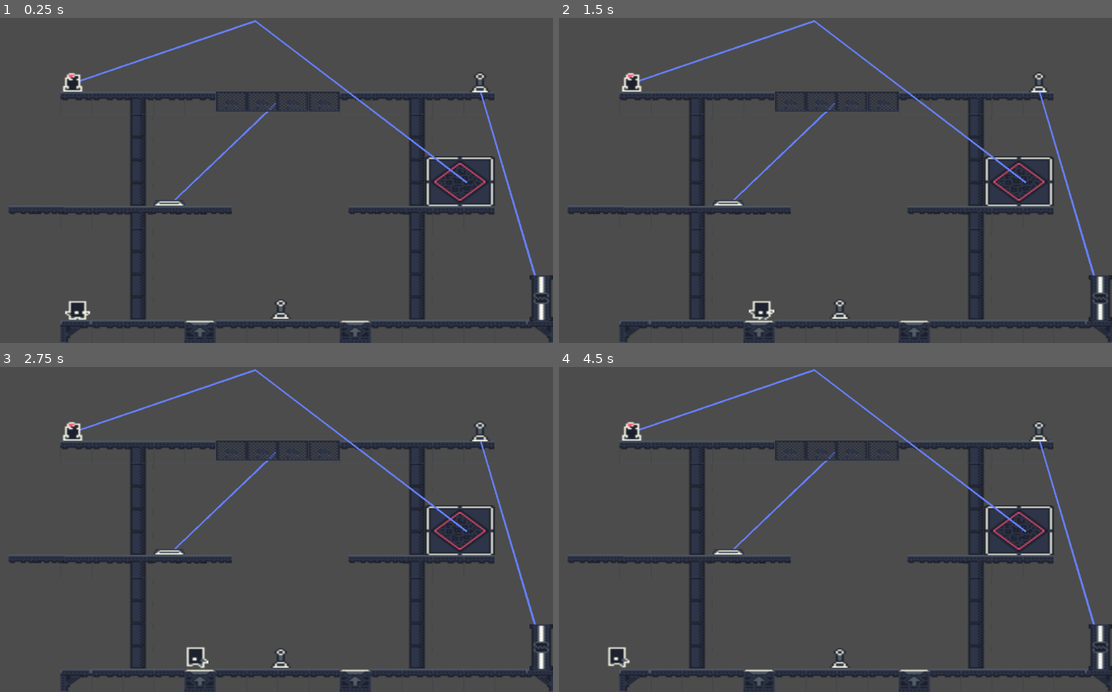
Above: before the commit, frames 1-4 (two rows, left to right).
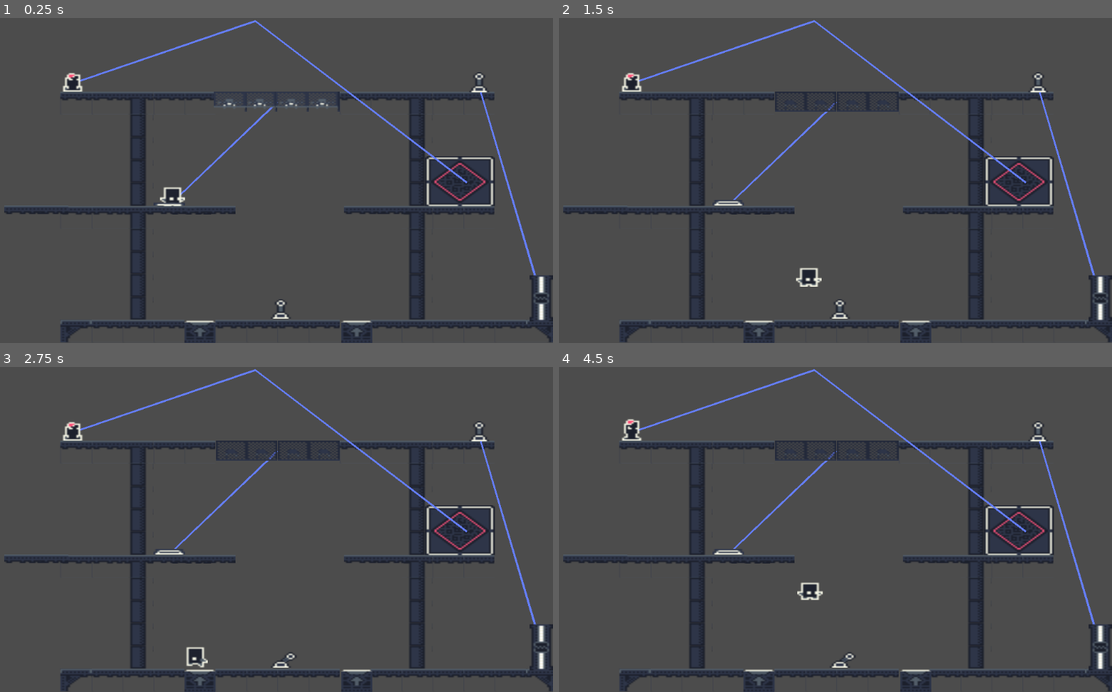
Above: after the commit, the same moments.

Repository: JuanG10/minion3
Game: Godot game, scene res://escenas/niveles/Nivel 2.tscn
Same seed, same stepped clock (60 frames per second), same inputs: the game is played once before the commit and once after it. After the commit the project has no main scene; this scene is started directly in both runs.
Inputs:
- Up to frame 1 (0.25 s): no input
- Up to frame 2 (1.5 s): tap Enter at 0.5 s; hold Right (ui_right) from 0.53 s (still down); tap B (Accionar_palanca) at 0.6 s; tap Up (ui_up) at 0.77 s; tap Space (Impulso) at 1.35 s
- Up to frame 3 (2.75 s): tap Up (ui_up) at 1.52 s; release Right (ui_right) at 2.03 s; hold Left (ui_left) from 2.03 s (still down); tap B (Accionar_palanca) at 2.1 s
- Up to frame 4 (4.5 s): release Left (ui_left) at 2.78 s; hold Right (ui_right) 2.78-4.28 s; tap Space (Impulso) at 2.85, 4.35 s; tap Up (ui_up) at 3.02, 3.77 s; tap B (Accionar_palanca) at 3.6 s; tap R (reload, bound only before the commit) at 4.15 s; hold Left (ui_left) from 4.28 s (still down)

The runs differ from the first frame. In frame 1, 1.0% of the frame differs, in the area x 0-89%, y 17-100%; in frame 2, 0.6%; in frame 3, 0.3%; in frame 4, 0.7%.

Commit message:
id en palanca, placa de salto y rejillas

Diff:
--- a/escenas/niveles/Nivel 1.tscn
+++ b/escenas/niveles/Nivel 1.tscn
@@ -391,21 +391,27 @@
 [node name="Palanca_de_presion" parent="." instance=ExtResource( 1 )]
 position = Vector2( 104.831, -2.6009 )
 accionar = "Puerta"
+id = 1
 
 [node name="Palanca" parent="." instance=ExtResource( 5 )]
-position = Vector2( 184.107, -7.45952 )
+position = Vector2( 182.916, -7.45952 )
 acciono = "Puerta"
+id = 2
 
 [node name="Palanca2" parent="." instance=ExtResource( 5 )]
 position = Vector2( 217.902, -135.364 )
 acciono = "Rejilla"
+id = 3
 
 [node name="Puerta" parent="." instance=ExtResource( 2 )]
 position = Vector2( 233.855, -14.592 )
+id = 1
 
 [node name="Puerta2" parent="." instance=ExtResource( 2 )]
 position = Vector2( 183.287, -143.557 )
+id = 2
 
 [node name="Rejilla" parent="." instance=ExtResource( 4 )]
-position = Vector2( 24.2946, -121 )
+position = Vector2( 24.2946, -120.603 )
 activada = true
+id = 3
--- a/escenas/niveles/Nivel 2.tscn
+++ b/escenas/niveles/Nivel 2.tscn
@@ -377,13 +377,16 @@
 width = 1.0
 
 [node name="Jugador" parent="." instance=ExtResource( 2 )]
-position = Vector2( 9.23662, -8.53245 )
+position = Vector2( 58.2366, -93.0324 )
+collision_layer = 2
 
 [node name="Plataforma_de_salto" parent="." instance=ExtResource( 3 )]
 position = Vector2( 72.0283, 6.74645 )
+id = 2
 
 [node name="Plataforma_de_salto2" parent="." instance=ExtResource( 3 )]
-position = Vector2( 152.031, 6.666 )
+position = Vector2( 152.825, 6.666 )
+id = 2
 
 [node name="Camera2D" type="Camera2D" parent="."]
 position = Vector2( 110.742, -97.6732 )
@@ -393,6 +396,7 @@
 [node name="Palanca" parent="." instance=ExtResource( 4 )]
 position = Vector2( 114.245, -7.95349 )
 acciono = "Plataforma_de_salto"
+id = 2
 
 [node name="StaticBody2D" parent="." instance=ExtResource( 5 )]
 position = Vector2( -17.9509, -77.1313 )
@@ -412,27 +416,32 @@
 [node name="Palanca_de_presion" parent="." instance=ExtResource( 6 )]
 position = Vector2( 56.1568, -82.1227 )
 accionar = "Rejilla"
+id = 3
 
 [node name="Rejilla" parent="." instance=ExtResource( 7 )]
 position = Vector2( 88.1916, -152.884 )
+id = 3
 
 [node name="Rejilla4" parent="." instance=ExtResource( 7 )]
-position = Vector2( 104.264, -153.083 )
+position = Vector2( 103.867, -153.083 )
+id = 3
 
 [node name="Rejilla3" parent="." instance=ExtResource( 7 )]
-position = Vector2( 119.741, -153.083 )
+position = Vector2( 120.138, -153.083 )
+id = 3
 
 [node name="Rejilla2" parent="." instance=ExtResource( 7 )]
 position = Vector2( 136.012, -153.083 )
+id = 3
 
 [node name="Puerta" parent="." instance=ExtResource( 8 )]
 position = Vector2( 248, -15 )
 id = 1
 
 [node name="Palanca2" parent="." instance=ExtResource( 4 )]
-position = Vector2( 216.997, -167.05 )
+position = Vector2( 216.6, -167.05 )
 acciono = "Puerta"
-id_puerta_a_accionar = 1
+id = 1
 
 [node name="Robot_station" parent="." instance=ExtResource( 9 )]
 position = Vector2( 206.032, -96.7686 )
--- a/escenas/niveles/Nivel 3.tscn
+++ b/escenas/niveles/Nivel 3.tscn
@@ -374,54 +374,63 @@
 [node name="Palanca" parent="." instance=ExtResource( 3 )]
 position = Vector2( 69.2336, 57.1644 )
 acciono = "Puerta"
+id = 4
 
 [node name="Palanca4" parent="." instance=ExtResource( 3 )]
 position = Vector2( 281.693, 24.6802 )
 acciono = "Puerta"
-id_puerta_a_accionar = 1
+id = 5
 
 [node name="Palanca2" parent="." instance=ExtResource( 3 )]
-position = Vector2( 282.303, 248.724 )
+position = Vector2( 278.459, 248.93 )
 acciono = "Plataforma_de_salto"
+id = 1
 
 [node name="Palanca3" parent="." instance=ExtResource( 3 )]
 position = Vector2( 348.114, 200.724 )
 acciono = "Cadena"
-id_puerta_a_accionar = 1
+id = 2
 
 [node name="Plataforma_de_salto" parent="." instance=ExtResource( 6 )]
 position = Vector2( 40.6213, 167.031 )
+id = 1
 
 [node name="Plataforma_de_salto3" parent="." instance=ExtResource( 6 )]
-position = Vector2( 304.973, 262.701 )
+position = Vector2( 302.595, 262.701 )
+id = 1
 
 [node name="Plataforma_de_salto2" parent="." instance=ExtResource( 6 )]
 position = Vector2( 24.139, 118.63 )
+id = 1
 
 [node name="Jugador" parent="." instance=ExtResource( 7 )]
-position = Vector2( 263.594, 247.405 )
+position = Vector2( 261.326, 149.437 )
 collision_layer = 2
 
 [node name="Puerta" parent="." instance=ExtResource( 4 )]
 position = Vector2( 74.0791, 144.72 )
+id = 3
 
 [node name="Puerta2" parent="." instance=ExtResource( 4 )]
 position = Vector2( 327.509, 16.3525 )
-id = 1
+id = 5
 
 [node name="Palanca_de_presion" parent="." instance=ExtResource( 5 )]
 position = Vector2( 168.331, 110.71 )
 accionar = "Puerta"
+id = 3
 
 [node name="Palanca_de_presion2" parent="." instance=ExtResource( 5 )]
 position = Vector2( 120.023, 62.3078 )
 accionar = "Cadena"
 
 [node name="CadenaYGancho" parent="." instance=ExtResource( 9 )]
-position = Vector2( 353.744, 164.999 )
+position = Vector2( 369.767, 164.965 )
+id = 2
 
 [node name="CadenaYGancho2" parent="." instance=ExtResource( 9 )]
 position = Vector2( 204.247, 38.5636 )
+id = 4
 
 [node name="Camera2D" type="Camera2D" parent="."]
 position = Vector2( 204.559, 149.12 )
@@ -429,31 +438,22 @@
 zoom = Vector2( 0.4, 0.5 )
 
 [node name="Suelo" parent="." instance=ExtResource( 10 )]
-position = Vector2( 317.457, 210.92 )
+position = Vector2( 325.727, 210.92 )
 
 [node name="Suelo7" parent="." instance=ExtResource( 10 )]
-position = Vector2( 304.895, 210.92 )
-
-[node name="Suelo8" parent="." instance=ExtResource( 10 )]
-position = Vector2( 330.02, 210.92 )
+position = Vector2( 276.538, 210.986 )
 
 [node name="Suelo5" parent="." instance=ExtResource( 10 )]
-position = Vector2( 310.58, 162.918 )
+position = Vector2( 314.638, 162.894 )
 
 [node name="Suelo6" parent="." instance=ExtResource( 10 )]
-position = Vector2( 323.116, 162.896 )
+position = Vector2( 335.548, 162.884 )
 
 [node name="Suelo3" parent="." instance=ExtResource( 10 )]
-position = Vector2( 38.4988, 114.788 )
-
-[node name="Suelo9" parent="." instance=ExtResource( 10 )]
-position = Vector2( 51.0587, 114.788 )
+position = Vector2( 42.9533, 114.788 )
 
 [node name="Suelo4" parent="." instance=ExtResource( 10 )]
-position = Vector2( 25.998, 67.0112 )
-
-[node name="Suelo10" parent="." instance=ExtResource( 10 )]
-position = Vector2( 13.4381, 67.0112 )
+position = Vector2( 22.2522, 67.0112 )
 
 [node name="Suelo2" parent="." instance=ExtResource( 10 )]
-position = Vector2( 292.31, 210.92 )
+position = Vector2( 301.08, 211.515 )
--- a/escenas/niveles/Tutorial 1 mecanicas_basicas.tscn
+++ b/escenas/niveles/Tutorial 1 mecanicas_basicas.tscn
@@ -352,15 +352,17 @@
 [node name="Palanca" parent="." instance=ExtResource( 3 )]
 position = Vector2( 92.0452, -8.77631 )
 acciono = "Cadena"
+id = 1
 
 [node name="CadenaYGancho" parent="." instance=ExtResource( 1 )]
 position = Vector2( 88.588, -67.0143 )
+id = 1
 
 [node name="Palanca 2" parent="." instance=ExtResource( 3 )]
 position = Vector2( 177.57, -71.1156 )
 acciono = "Puerta"
-id_puerta_a_accionar = 1
+id = 2
 
 [node name="Puerta" parent="." instance=ExtResource( 2 )]
 position = Vector2( 215.675, -79.3809 )
-id = 1
+id = 2
--- a/escenas/niveles/Tutorial 2 placa_de_salto_y_puentes.tscn
+++ b/escenas/niveles/Tutorial 2 placa_de_salto_y_puentes.tscn
@@ -346,11 +346,9 @@
 "_editor_description_": ""
 }
 
-[node name="Jugador" parent="." instance=ExtResource( 5 )]
-position = Vector2( 44.1957, -12.9861 )
-
 [node name="Plataforma_de_salto" parent="." instance=ExtResource( 6 )]
 position = Vector2( 88.2254, 6.7317 )
+id = 1
 
 [node name="Camera2D" type="Camera2D" parent="."]
 position = Vector2( 103.939, -46.2755 )
@@ -359,45 +357,53 @@
 
 [node name="Rejilla" parent="." instance=ExtResource( 3 )]
 position = Vector2( 151.74, -57.2016 )
+id = 2
 
 [node name="Rejilla2" parent="." instance=ExtResource( 3 )]
 position = Vector2( 103.139, -57.513 )
+id = 2
 
 [node name="Rejilla3" parent="." instance=ExtResource( 3 )]
 position = Vector2( 119.234, -57.3444 )
+id = 2
 
 [node name="Rejilla4" parent="." instance=ExtResource( 3 )]
 position = Vector2( 135.563, -57.2434 )
+id = 2
 
 [node name="Palanca" parent="." instance=ExtResource( 4 )]
 position = Vector2( 69.5247, -7.0526 )
 acciono = "Plataforma_de_salto"
+id = 1
 
 [node name="Palanca2" parent="." instance=ExtResource( 4 )]
 position = Vector2( 200.414, -9.26086 )
 acciono = "Rejilla"
+id = 2
 
 [node name="Palanca3" parent="." instance=ExtResource( 4 )]
 position = Vector2( 46.7441, -71.5103 )
 acciono = "Puerta"
+id = 3
 
 [node name="Puerta" parent="." instance=ExtResource( 2 )]
 position = Vector2( 198.559, -79.2423 )
+id = 3
+
+[node name="Suelo" parent="." instance=ExtResource( 1 )]
+position = Vector2( 84.6364, -61.3388 )
 
 [node name="Suelo2" parent="." instance=ExtResource( 1 )]
-position = Vector2( 63.8934, -61.5977 )
+position = Vector2( 25.6364, -61.3388 )
+
+[node name="Suelo5" parent="." instance=ExtResource( 1 )]
+position = Vector2( 4.8864, -61.3388 )
 
 [node name="Suelo3" parent="." instance=ExtResource( 1 )]
-position = Vector2( 51.3247, -61.6056 )
+position = Vector2( 45.6364, -61.5888 )
 
 [node name="Suelo4" parent="." instance=ExtResource( 1 )]
-position = Vector2( 38.7386, -61.5387 )
-
-[node name="Suelo6" parent="." instance=ExtResource( 1 )]
-position = Vector2( 26.1547, -61.5387 )
-
-[node name="Suelo" parent="." instance=ExtResource( 1 )]
-position = Vector2( 76.3656, -61.5392 )
-
-[node name="Suelo5" parent="." instance=ExtResource( 1 )]
-position = Vector2( 88.8523, -61.5392 )
+position = Vector2( 63.6364, -61.3388 )
+
+[node name="Jugador" parent="." instance=ExtResource( 5 )]
+collision_layer = 2
--- a/escenas/niveles/Tutorial 3 robots.tscn
+++ b/escenas/niveles/Tutorial 3 robots.tscn
@@ -363,7 +363,7 @@
 [node name="Palanca" parent="." instance=ExtResource( 3 )]
 position = Vector2( 227.126, -64.7901 )
 acciono = "Puerta"
-id_puerta_a_accionar = 1
+id = 1
 
 [node name="Puerta" parent="." instance=ExtResource( 1 )]
 position = Vector2( 259.5, 22 )
--- a/escenas/niveles/Tutorial 4 placas_de_presion.tscn
+++ b/escenas/niveles/Tutorial 4 placas_de_presion.tscn
@@ -348,11 +348,12 @@
 }
 
 [node name="Jugador" parent="." instance=ExtResource( 6 )]
-position = Vector2( 44.7035, -25.9343 )
+position = Vector2( 55.3101, -9.67084 )
 
 [node name="Placa_de_presion" parent="." instance=ExtResource( 2 )]
 position = Vector2( 174.73, -1.94247 )
 accionar = "Cadena"
+id = 2
 
 [node name="Camera2D" type="Camera2D" parent="."]
 position = Vector2( 174.63, -83.2353 )
@@ -361,13 +362,16 @@
 
 [node name="Puerta" parent="." instance=ExtResource( 3 )]
 position = Vector2( 249.278, -110.422 )
+id = 1
 
 [node name="CadenaYGancho" parent="." instance=ExtResource( 1 )]
 position = Vector2( 92.0413, -106.31 )
+id = 2
 
 [node name="Palanca" parent="." instance=ExtResource( 5 )]
-position = Vector2( 11.7658, -7.36509 )
+position = Vector2( 11.7658, -7.01154 )
 acciono = "Puerta"
+id = 1
 
 [node name="Robot" parent="." instance=ExtResource( 4 )]
 position = Vector2( 222.558, -8.08098 )
--- a/escenas/objetos/Suelo.tscn
+++ b/escenas/objetos/Suelo.tscn
@@ -7,7 +7,6 @@
 extents = Vector2( 10.4825, 2.99786 )
 
 [node name="Suelo" type="StaticBody2D"]
-scale = Vector2( 0.8, 1 )
 __meta__ = {
 "_edit_group_": true
 }
@@ -24,7 +23,7 @@
 [node name="RayCast2D" type="RayCast2D" parent="."]
 position = Vector2( 0, -30 )
 rotation = 3.14159
-scale = Vector2( 8, 0.2 )
+scale = Vector2( 12, 0.2 )
 enabled = true
 collision_mask = 3
 script = ExtResource( 2 )
--- a/project.godot
+++ b/project.godot
@@ -16,7 +16,6 @@
 [application]
 
 config/name="Minion 3"
-run/main_scene="res://escenas/niveles/Tutorial 1 mecanicas_basicas.tscn"
 
 [autoload]
 
@@ -49,11 +48,6 @@
 "events": [ Object(InputEventKey,"resource_local_to_scene":false,"resource_name":"","device":0,"alt":false,"shift":false,"control":false,"meta":false,"command":false,"pressed":false,"scancode":32,"unicode":0,"echo":false,"script":null)
  ]
 }
-reload={
-"deadzone": 0.5,
-"events": [ Object(InputEventKey,"resource_local_to_scene":false,"resource_name":"","device":0,"alt":false,"shift":false,"control":false,"meta":false,"command":false,"pressed":false,"scancode":82,"unicode":0,"echo":false,"script":null)
- ]
-}
 
 [rendering]
 
--- a/scripts/CadenaYGancho.gd
+++ b/scripts/CadenaYGancho.gd
@@ -1,7 +1,7 @@
 extends Node2D
 
 onready var cadena = $Cadena
-
+export (int) var id
 func activar():
 	cadena.activar()
 
--- a/scripts/Palanca.gd
+++ b/scripts/Palanca.gd
@@ -10,12 +10,22 @@
 
 var body_actual
 
-export (int) var id_puerta_a_accionar
+export (int) var id
+
+
+
 
 func _ready():
-	if acciono != "Puerta":
-		escenas_a_accionar = get_tree().get_nodes_in_group(acciono)
-	else: buscar_puerta()
+	escenas_a_accionar()
+
+
+func escenas_a_accionar():
+	var escenas = get_tree().get_nodes_in_group(acciono)
+	for scene in escenas:
+		if (scene.id == id):
+			escenas_a_accionar.append(scene)
+
+
 
 func _physics_process(delta):
 	if body_actual != null:
@@ -48,9 +58,3 @@
 
 func _on_Timer_timeout():
 	cambiar_animacion()
-
-func buscar_puerta():
-	var puertas = get_tree().get_nodes_in_group(acciono)
-	for puerta in puertas:
-		if(puerta.id == id_puerta_a_accionar):
-			escenas_a_accionar = [puerta]
--- a/scripts/Placa_de_presion.gd
+++ b/scripts/Placa_de_presion.gd
@@ -4,16 +4,24 @@
 
 export (String) var accionar
 
+export (int) var id
+
 var gente_sobre_placa = []
 
-var escenas_actuales
+var escenas_actuales = []
+
 var _esta_accionado = false
 
 func _ready():
-	if accionar != "Puerta":
-		escenas_actuales = get_tree().get_nodes_in_group(accionar)
-	else:
-		escenas_actuales = [get_tree().get_nodes_in_group(accionar)[0]]
+	escenas_a_accionar()
+
+
+func escenas_a_accionar():
+	var escenas_a_accionar = get_tree().get_nodes_in_group(accionar)
+	for escena in escenas_a_accionar:
+		if (escena.id == id):
+			escenas_actuales.append(escena)
+
 func _physics_process(delta):
 	if puede_accionar:
 		frame = 1
--- a/scripts/Plataforma_de_salto_static.gd
+++ b/scripts/Plataforma_de_salto_static.gd
@@ -1,4 +1,6 @@
 extends StaticBody2D
+
+export (int) var id
 
 func activar():
 	$Sprite.activar()
--- a/scripts/Rejilla.gd
+++ b/scripts/Rejilla.gd
@@ -1,5 +1,6 @@
 extends "res://scripts/gamehadler.gd"
 
+export (int) var id
 func _physics_process(delta):
 	if activada:
 		$AnimatedSprite.play()
--- a/scripts/gamehadler.gd
+++ b/scripts/gamehadler.gd
@@ -4,7 +4,7 @@
 
 export (String) var acciono
 
-var escenas_a_accionar
+var escenas_a_accionar = []
 
 func activar():
 	activada = true
